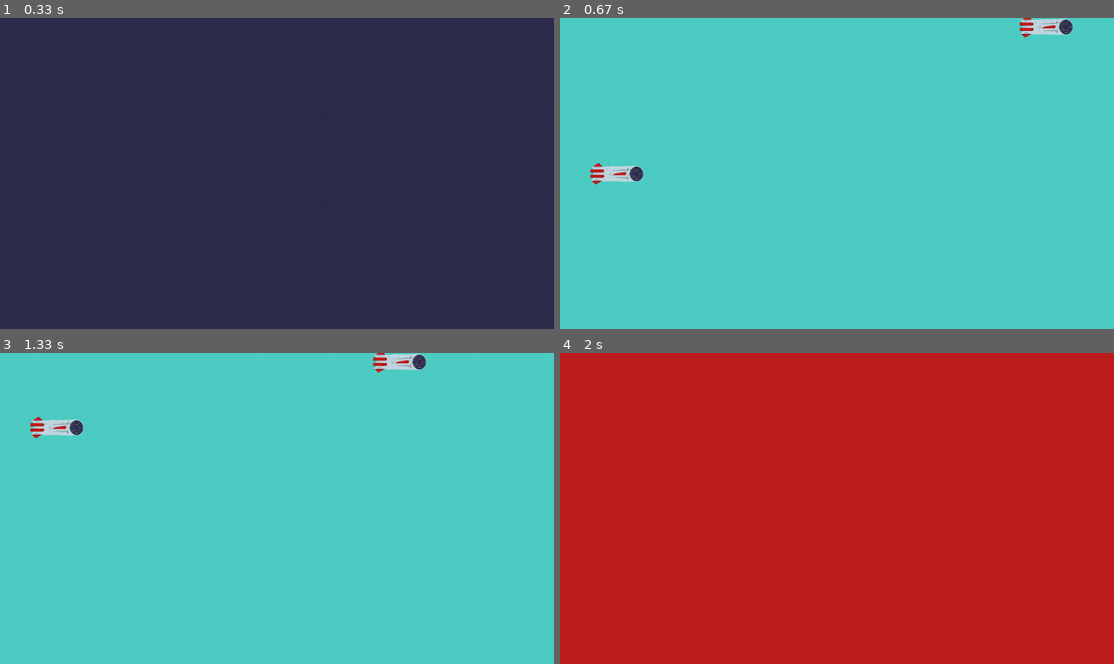
Above: before the commit, frames 1-4 (two rows, left to right).
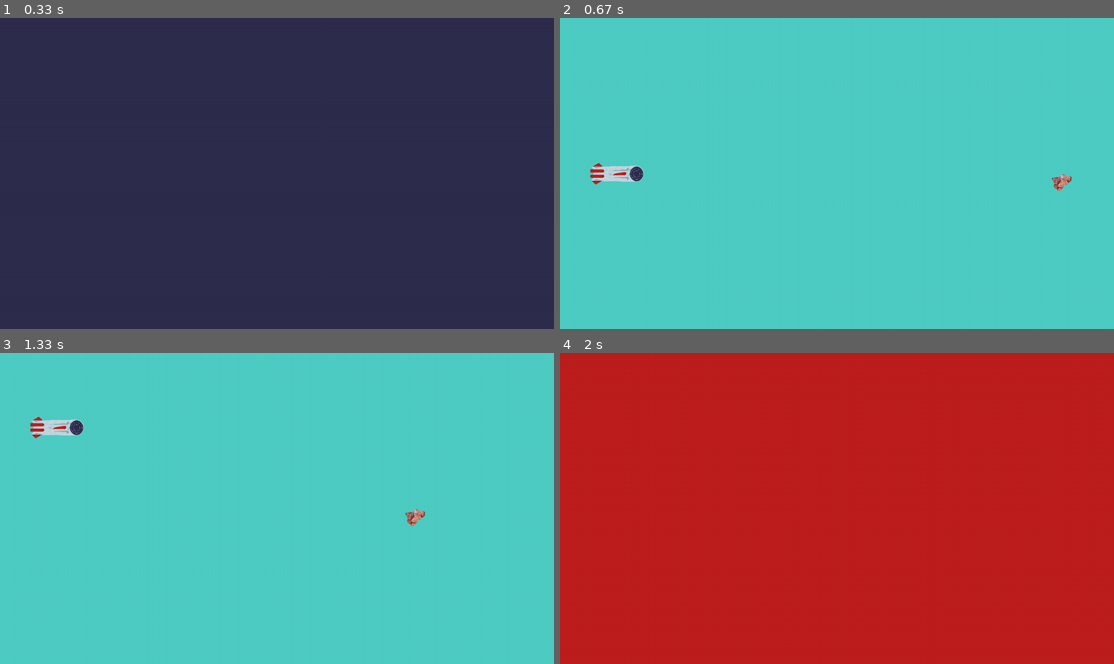
Above: after the commit, the same moments.

Repository: AdrianFSN/proyecto-final-pygame-quest
Game: pygame game, started from main.py
Two runs of this game, one before a commit and one after it. Both use one fixed random seed, a clock stepped at 60 frames per second and the inputs below.
Inputs:
- Up to frame 1 (0.33 s): no input
- Up to frame 2 (0.67 s): tap Space at 0.33 s
- Up to frame 3 (1.33 s): hold Up 0.67-1.13 s; hold Down from 1.17 s (still down)
- Up to frame 4 (2 s): release Down at 1.47 s; tap Space at 1.5, 1.83 s

Frame 1 is identical in both runs. In frame 2, 0.6% of the frame differs, in the area x 82-93%, y 0-56%; in frame 3, 0.6%, in the area x 67-77%, y 0-56%; in frame 4, nothing differs.

Commit message:
feat: La clase Meteorite crea meteoritos de formas aleatorias en ubicaciones aleatorias

Diff:
--- a/glumtar/__init__.py
+++ b/glumtar/__init__.py
@@ -1,3 +1,4 @@
+MARGIN = 120
 WIDTH = 1280
 HEIGHT = 720
 FPS = 60
--- a/glumtar/entities.py
+++ b/glumtar/entities.py
@@ -3,7 +3,7 @@
 
 import pygame
 
-from . import HEIGHT, WIDTH
+from . import HEIGHT, WIDTH, MARGIN
 
 
 class Ship(pygame.sprite.Sprite):
@@ -51,18 +51,22 @@
 
 
 class Meteorite(pygame.sprite.Sprite):
-    speed = 5
-    size_modifier = 4
+    SPEED = 5
+    SIZE_MODIFIER = 3
+    METEORITE_IMG = ['meteorite0_0.png',
+                     'meteorite1_0.png', 'meteorite2_0.png']
 
-    def __init__(self, posY, posX=WIDTH):
+    def __init__(self, posX=WIDTH):
         super().__init__()
         self.positionX = posX
-        self.positionY = posY
-        img_route = os.path.join(
-            'glumtar', 'resources', 'images', 'ship0_0.png')
+        self.positionY = random.randint(MARGIN, HEIGHT)
+        index = random.randint(0, len(self.METEORITE_IMG)-1)
+        for image in self.METEORITE_IMG:
+            img_route = os.path.join(
+                'glumtar', 'resources', 'images', f'meteorite{index}_0.png')
         self.image = pygame.image.load(img_route)
-        self.image_n_width = self.image.get_width()/self.size_modifier
-        self.image_n_height = self.image.get_height()/self.size_modifier
+        self.image_n_width = self.image.get_width()/self.SIZE_MODIFIER
+        self.image_n_height = self.image.get_height()/self.SIZE_MODIFIER
 
         self.img_new_size = pygame.transform.scale(
             self.image, (self.image_n_width, self.image_n_height))
@@ -71,7 +75,7 @@
             midright=(self.positionX, self.positionY))
 
     def update(self):
-        self.rect.x -= self.speed
+        self.rect.x -= self.SPEED
         if self.rect.right < 0:
-            self.speed = 0
+            self.SPEED = 0
             return True, print("El mono ha salido")
--- a/glumtar/scenes.py
+++ b/glumtar/scenes.py
@@ -36,7 +36,7 @@
     def __init__(self, screen):
         super().__init__(screen)
         self.player = Ship()
-        self.meteorite = Meteorite(20)
+        self.meteorite = Meteorite()
 
     def mainLoop(self):
         super().mainLoop()
Binary file added: glumtar/resources/images/meteorite0_0.png
Binary file added: glumtar/resources/images/meteorite1_0.png
Binary file added: glumtar/resources/images/meteorite2_0.png
